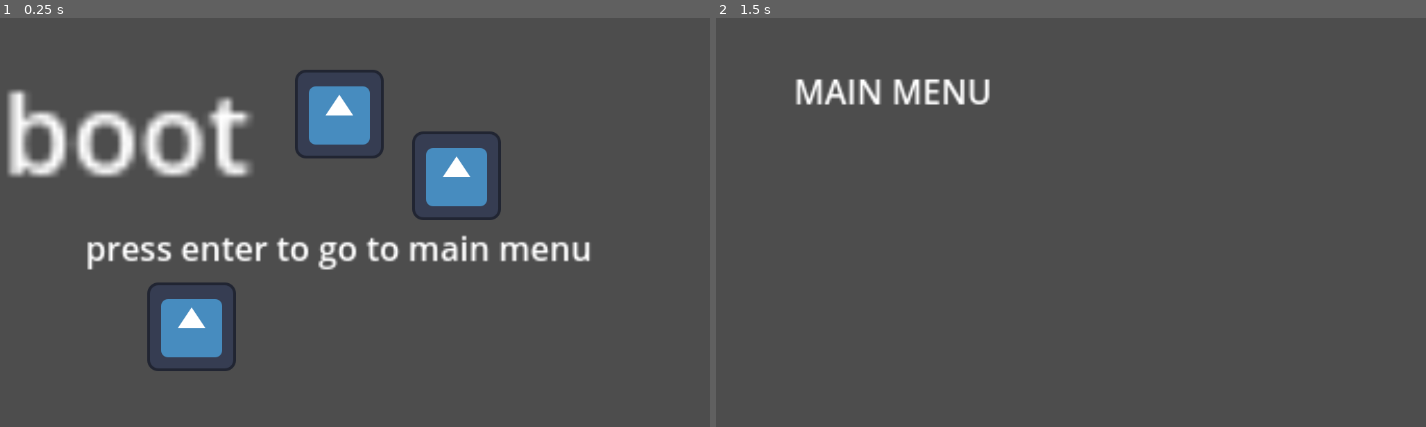
Above: before the commit, frames 1-2 (left to right).
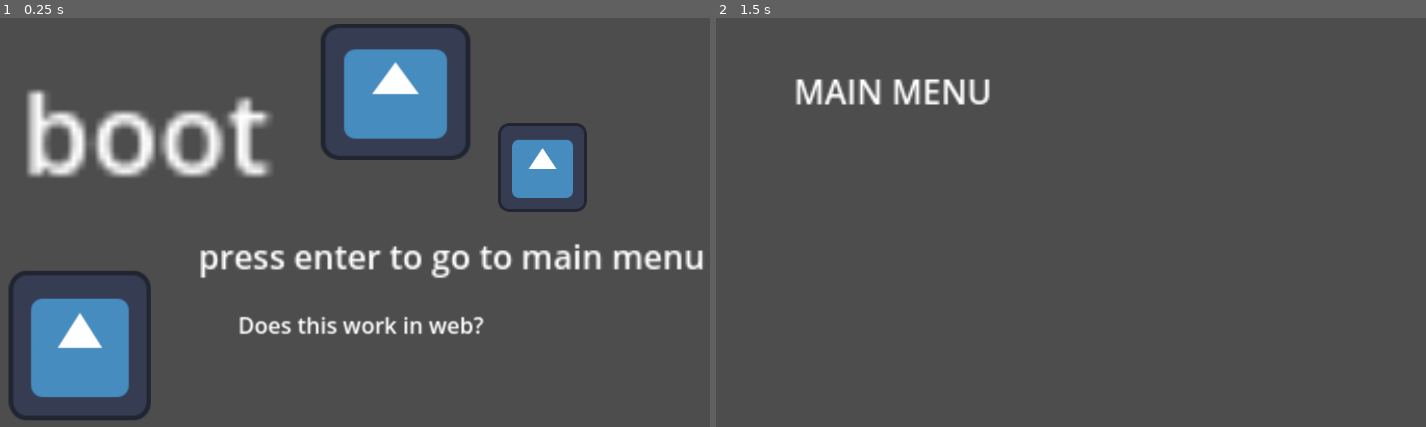
Above: after the commit, the same moments.

Repository: WeLoveRoastedPeas/light-and-shadow
Game: Godot game, scene res://scenes/boot/Boot.tscn
The game is run twice, just before and just after one commit, with the same random seed, the same clock (stepped at 60 frames per second) and the same inputs. The engine's default icon, where the game draws it, is replaced by a stand-in: a white triangle on a blue panel in a dark square.
Inputs:
- Up to frame 1 (0.25 s): no input
- Up to frame 2 (1.5 s): tap Enter at 0.5, 1.35 s; hold Enter 0.53-1.28 s; tap Space at 1.25 s

The runs differ from the first frame. In frame 1, 23% of the frame differs, in the area x 0-100%, y 1-99%; in frame 2, nothing differs.

Commit message:
Update boot screen

Diff:
--- a/scenes/boot/Boot.tscn
+++ b/scenes/boot/Boot.tscn
@@ -6,31 +6,40 @@
 [node name="Boot" type="Node2D"]
 script = ExtResource("1_6cbyf")
 
+[node name="Label3" type="Label" parent="."]
+offset_left = 318.0
+offset_top = 338.99997
+offset_right = 562.0
+offset_bottom = 361.99997
+scale = Vector2(3, 3)
+text = "press enter to go to main menu"
+
+[node name="Label2" type="Label" parent="."]
+offset_left = 375.0
+offset_top = 450.0
+offset_right = 669.0
+offset_bottom = 539.0
+scale = Vector2(2, 2)
+text = "Does this work in web?"
+
 [node name="Label" type="Label" parent="."]
-offset_left = 35.0
-offset_top = 77.00001
-offset_right = 131.0
-offset_bottom = 100.00001
+offset_left = 63.0
+offset_top = 77.0
+offset_right = 102.0
+offset_bottom = 100.0
 scale = Vector2(10, 10)
 text = "boot"
 
-[node name="Label" type="Label" parent="Label"]
-layout_mode = 0
-offset_left = 11.8
-offset_top = 25.300001
-offset_right = 255.8
-offset_bottom = 48.300003
-scale = Vector2(0.3, 0.3)
-text = "press enter to go to main menu"
-
 [node name="Icon" type="Sprite2D" parent="."]
-position = Vector2(521, 169)
+position = Vector2(602, 137)
+scale = Vector2(1.6835936, 1.5351564)
 texture = ExtResource("2_cp6y4")
 
 [node name="Icon2" type="Sprite2D" parent="."]
-position = Vector2(690, 258)
+position = Vector2(814, 246)
 texture = ExtResource("2_cp6y4")
 
 [node name="Icon3" type="Sprite2D" parent="."]
-position = Vector2(308, 476)
+position = Vector2(147, 503)
+scale = Vector2(1.6015625, 1.6875)
 texture = ExtResource("2_cp6y4")
